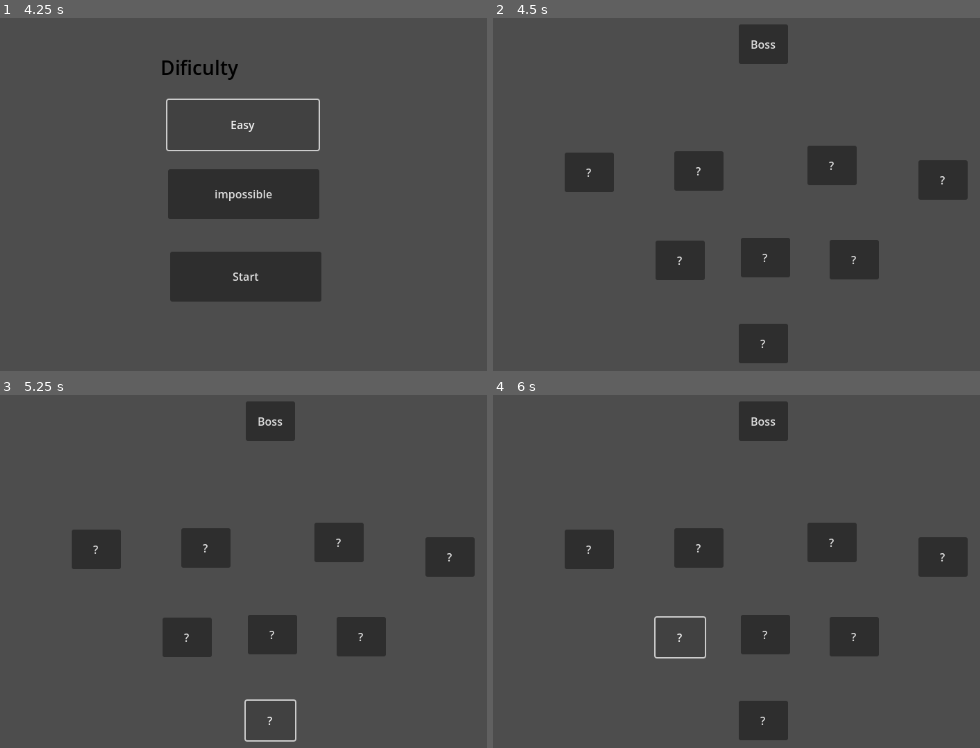
Above: before the commit, frames 1-4 (two rows, left to right).
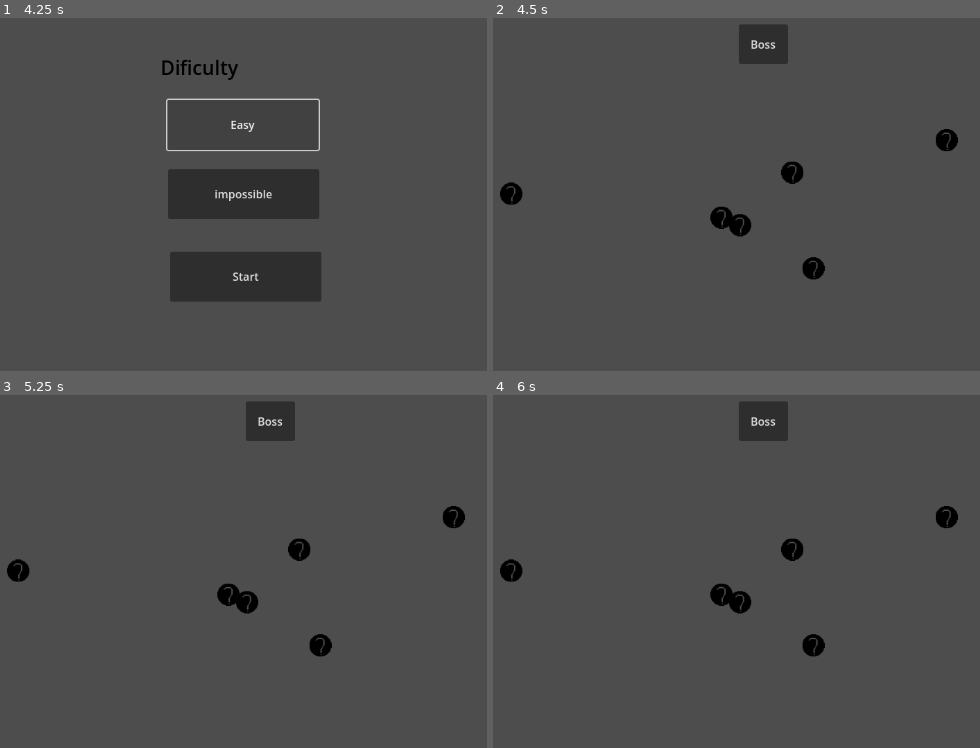
Above: after the commit, the same moments.

Repository: BoaN235/Scrapyard-Hackathon
Game: Godot game, scene res://Scenes/start.tscn
Two runs of this game, one before a commit and one after it. Both use one fixed random seed, a clock stepped at 60 frames per second and the inputs below.
Inputs (mouse positions are in pixels of both pictures, inside the frame that each line leads up to):
- Up to frame 1 (4.25 s): click "Settings" at 0.5 s; click "Start" at 1.25 s; click "impossible" at 2 s; click "Easy" at 2.75 s; click "Easy" at 3.5 s
- Up to frame 2 (4.5 s): click "Start" at 4.25 s
- Up to frame 3 (5.25 s): click (272, 719) at 5 s, where only the run before the commit has a clickable "?"
- Up to frame 4 (6 s): click (678, 638) at 5.75 s, where only the run before the commit has a clickable "?"

Frame 1 is identical in both runs. In frame 2, 10% of the frame differs, in the area x 1-98%, y 31-98%; in frame 3, 9.3%; in frame 4, 9.3%.

Commit message:
feat: remove unused image assets and add new QuestionMark texture

Diff:
--- a/Cards/Scripts/p_2.gd
+++ b/Cards/Scripts/p_2.gd
@@ -3,17 +3,20 @@
 @onready var panel = get_node("Panel")
 @onready var image = get_node("Image").get_child(0)
 var offset = Vector2()
+var orignal_pos
 
 func _on_button_button_down() -> void:
 	panel.visible = true
 	image.z_index =+ 1;
 	panel.z_index =+ 1;
+	orignal_pos = position
 	offset = position - get_global_mouse_position()
 
 func _on_button_button_up() -> void:
 	panel.visible = false
 	image.z_index =- 1;
 	panel.z_index =- 1;
+	position = orignal_pos
 
 func _process(delta: float) -> void:
 	if panel.visible == true:
--- a/Scenes/player.tscn
+++ b/Scenes/player.tscn
@@ -38,13 +38,68 @@
 
 [node name="Discard" type="Node2D" parent="Cards"]
 
-[node name="BoxContainer" type="BoxContainer" parent="."]
-offset_right = 884.0
-offset_bottom = 556.0
+[node name="Hand" type="Control" parent="Cards"]
+layout_mode = 3
+anchors_preset = 0
+offset_left = -194.0
+offset_top = -22.0
+offset_right = -194.0
+offset_bottom = -22.0
 
-[node name="P2" parent="BoxContainer" instance=ExtResource("1_v0iea")]
+[node name="Card_1" type="Control" parent="Cards/Hand"]
+layout_mode = 2
+anchors_preset = 0
+offset_left = 27.0
+offset_top = -22.0
+offset_right = 27.0
+offset_bottom = 680.0
 
-[node name="P3" parent="BoxContainer" instance=ExtResource("1_v0iea")]
+[node name="P2" parent="Cards/Hand/Card_1" instance=ExtResource("1_v0iea")]
+position = Vector2(-128, 244)
+
+[node name="Card_2" type="Control" parent="Cards/Hand"]
+layout_mode = 2
+anchors_preset = 0
+offset_left = -28.0
+offset_top = -32.0
+offset_right = -28.0
+offset_bottom = 670.0
+
+[node name="P2" parent="Cards/Hand/Card_2" instance=ExtResource("1_v0iea")]
+position = Vector2(60, 229)
+
+[node name="Card_3" type="Control" parent="Cards/Hand"]
+layout_mode = 3
+anchors_preset = 0
+offset_left = 98.0
+offset_top = 12.0
+offset_right = 98.0
+offset_bottom = 714.0
+
+[node name="P2" parent="Cards/Hand/Card_3" instance=ExtResource("1_v0iea")]
+position = Vector2(60, 229)
+
+[node name="Card_4" type="Control" parent="Cards/Hand"]
+layout_mode = 3
+anchors_preset = 0
+offset_left = 236.0
+offset_top = 24.0
+offset_right = 236.0
+offset_bottom = 726.0
+
+[node name="P2" parent="Cards/Hand/Card_4" instance=ExtResource("1_v0iea")]
+position = Vector2(60, 229)
+
+[node name="Card_5" type="Control" parent="Cards/Hand"]
+layout_mode = 3
+anchors_preset = 0
+offset_left = 391.0
+offset_top = -1.0
+offset_right = 391.0
+offset_bottom = 701.0
+
+[node name="P2" parent="Cards/Hand/Card_5" instance=ExtResource("1_v0iea")]
+position = Vector2(60, 229)
 
 [node name="player" type="Panel" parent="."]
 offset_left = 1023.0
--- a/Scenes/run.tscn
+++ b/Scenes/run.tscn
@@ -20,49 +20,5 @@
 offset_right = 602.0
 offset_bottom = 120.0
 
-[node name="Button" type="Button" parent="Maps"]
-offset_top = 432.0
-offset_right = 71.0
-offset_bottom = 489.0
-
-[node name="Button2" type="Button" parent="Maps"]
-offset_left = -120.0
-offset_top = 312.0
-offset_right = -49.0
-offset_bottom = 369.0
-
-[node name="Button3" type="Button" parent="Maps"]
-offset_left = 3.0
-offset_top = 308.0
-offset_right = 74.0
-offset_bottom = 365.0
-
-[node name="Button5" type="Button" parent="Maps"]
-offset_left = 99.0
-offset_top = 175.0
-offset_right = 170.0
-offset_bottom = 232.0
-
-[node name="Button4" type="Button" parent="Maps"]
-offset_left = 131.0
-offset_top = 311.0
-offset_right = 202.0
-offset_bottom = 368.0
-
-[node name="Button6" type="Button" parent="Maps"]
-offset_left = 259.0
-offset_top = 196.0
-offset_right = 330.0
-offset_bottom = 253.0
-
-[node name="Button8" type="Button" parent="Maps"]
-offset_left = -251.0
-offset_top = 185.0
-offset_right = -180.0
-offset_bottom = 242.0
-
-[node name="Button9" type="Button" parent="Maps"]
-offset_left = -93.0
-offset_top = 183.0
-offset_right = -22.0
-offset_bottom = 240.0
+[node name="Node2D" type="Node2D" parent="."]
+position = Vector2(912, -4)
--- a/Scripts/run.gd
+++ b/Scripts/run.gd
@@ -1,9 +1,22 @@
 extends Node
+
 
 
 @onready var map = get_node("Maps")
 
 func _ready():
-	var maps = map.get_children()
-	for map in maps:
-		map.text = "?"
+	var rng = RandomNumberGenerator.new()
+	for i in range(6):
+		var my_random_number = rng.randf_range(200.0, 900.0)
+		var my_random_number2 = rng.randf_range(100.0, 500.0)
+
+		# Create a new Sprite2D node
+		var new_sprite = Sprite2D.new()
+
+		# Set the sprite's texture (optional)
+		new_sprite.texture = preload("res://Assets/QuestionMark.png")
+
+		new_sprite.position = Vector2(my_random_number, my_random_number2)
+
+		# Add the sprite as a child of the current node
+		add_child(new_sprite)
Binary file added: Assets/QuestionMark.png
Not shown, added: Assets/QuestionMark.png.import
Renamed: n4c.png -> Cards/Images/n4c.png
Not shown, added: Cards/Images/n4c.png.import
Renamed: nAs.png -> Cards/Images/nAs.png
Not shown, added: Cards/Images/nAs.png.import
Renamed: nac.png -> Cards/Images/nac.png
Not shown, added: Cards/Images/nac.png.import
Renamed: nad.png -> Cards/Images/nad.png
Not shown, added: Cards/Images/nad.png.import
Renamed: nah.png -> Cards/Images/nah.png
Not shown, added: Cards/Images/nah.png.import
(and 16 more such lines)
